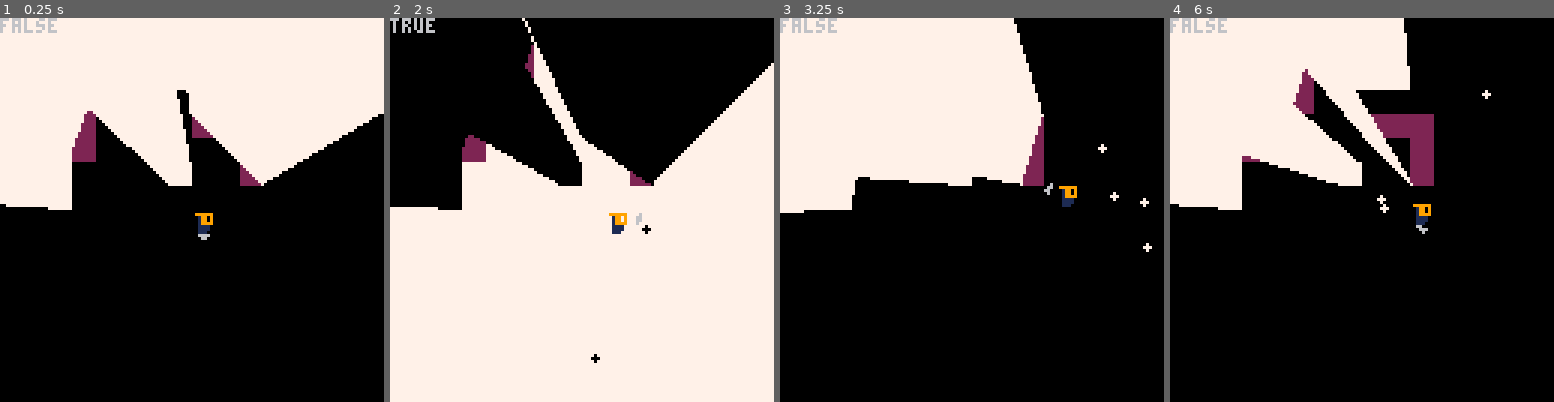
Above: before the commit, frames 1-4 (left to right).
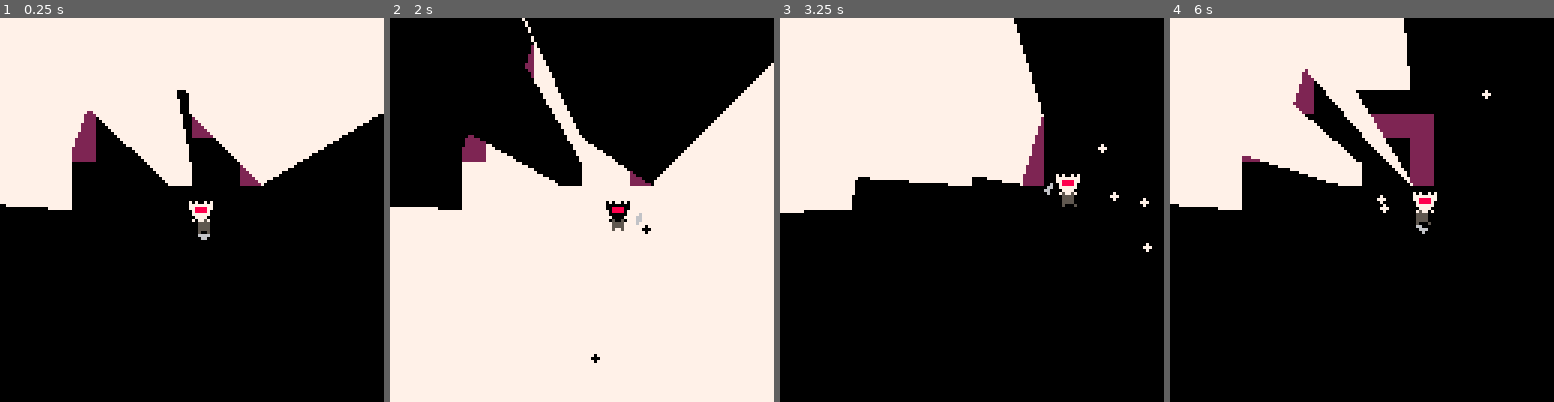
Above: after the commit, the same moments.

Repository: Shishudy/GlobalGameJam2026
Game: PICO-8 cartridge lua/playertest.p8
The game is run twice, just before and just after one commit, with the same random seed, the same clock (stepped at 60 frames per second) and the same inputs.
Inputs:
- Up to frame 1 (0.25 s): no input
- Up to frame 2 (2 s): tap X (X key) at 0.33, 1.07, 1.85 s; tap O (Z key) at 0.7, 1.7 s; hold Right from 1.6 s (still down)
- Up to frame 3 (3.25 s): release Right at 2.1 s; tap O (Z key) at 2.1, 2.5, 2.9 s; hold Up 2.15-2.42 s; hold Right 2.47-3.03 s; tap X (X key) at 2.97 s; hold Left from 3.08 s (still down)
- Up to frame 4 (6 s): tap O (Z key) every 0.4 s from 3.3 to 5.7 s; release Left at 3.58 s; hold Down 3.63-3.97 s; hold Right 4.02-4.68 s; tap X (X key) at 4.08, 5.2 s; hold Up 4.73-5.03 s; hold Left 5.08-5.68 s; hold Down from 5.73 s (still down)

The runs differ from the first frame. In frame 1, 0.7% of the frame differs, in the area x 0-56%, y 0-57%; in frame 2, 0.6%; in frame 3, 0.6%; in frame 4, 0.7%.

Commit message:
Character masks

Diff:
--- a/lua/Player.lua
+++ b/lua/Player.lua
@@ -1,9 +1,13 @@
-
 player = {
 	x = 64,
 	y = 64,
 	spriteW = 1,
 	spriteH = 1,
+	frame = 0,
+	mask = 0,
+	maskMax = 2,
+	maskOffsetX = 0,
+	maskOffsetY = 0,
 	collisionSizeX = 3,
 	collisionSizeY = 3,
 	velocityX = 0,
@@ -19,23 +23,31 @@
 }
 
 local prevShootinBtn = false
+local maskBtnTime = 0
 
 function drawPlayer()
 	-- draw the player
 	spr(
-		128, -- frame index
+		32 + player.frame, -- frame index
 		player.x, player.y, -- x,y (pixels)
 		player.spriteW, player.spriteH -- w,h
 	)
 
+	-- draw mask
+	spr(
+		1 + player.mask, -- frame index
+		player.x - player.velocityX / 2 + player.maskOffsetX, player.y - 2 - player.velocityY / 2 + player.maskOffsetY, -- x,y (pixels)
+		player.spriteW, player.spriteH -- w,h
+	)
+
+	--aiming
 	spr_rotate(
-		133,
+		46,
 		player.x + player.spriteW * 8 / 2, player.y + player.spriteH * 8 / 4, player.aimDirection,
 		2, 2, --wh
 		0.5, 0.5, --pivot
 		0 --alpha color
 	)
-	print (inverted)
 end
 
 function updatePlayer()
@@ -43,43 +55,49 @@
 	player.directionY = 0
 
 	--read inputs
-	if btn(⬅️) then
-		if (not btn(4)) then player.velocityX -= player.acceleration end
-		player.directionX = -1
-	end
-	if btn(➡️) then
-		if (not btn(4)) then player.velocityX += player.acceleration end
-		 player.directionX = 1
-	end
-	if btn(⬆️) then
-		if (not btn(4)) then player.velocityY -= player.acceleration end
-		player.directionY = -1
-	end
-	if btn(⬇️) then
-		if (not btn(4)) then player.velocityY += player.acceleration end
-		player.directionY = 1
+
+	if  btn(5) then
+		maskBtnTime += 1
+		if maskBtnTime >= 10 then
+			change_mask_inputs()
+		else
+			update_movement_inputs()
+		end
+	else
+		maskBtnTime = 0
+		update_movement_inputs()
 	end
 
 	-- checks walls / move
-	if (not check_space_collision(
-		player.x + player.velocityX + player.spriteW*4,
-		player.y + player.spriteH*4,
-		player.collisionSizeX, player.collisionSizeY)) and
-		MAP_W_MIN * 8 < player.x + player.velocityX and player.x + player.velocityX < MAP_W_MAX * 8 - 8 then
-
+	if not check_space_collision(
+		player.x + player.velocityX + player.spriteW * 4,
+		player.y + player.spriteH * 4,
+		player.collisionSizeX, player.collisionSizeY
+	)
+			and MAP_W_MIN * 8 < player.x + player.velocityX and player.x + player.velocityX < MAP_W_MAX * 8 - 8 then
 		player.x += player.velocityX
 	end
-	if (not check_space_collision(
-		player.x + player.spriteW*4,
-		player.y + player.velocityY + player.spriteH*4,
-		player.collisionSizeX, player.collisionSizeY)) and
-		MAP_H_MIN * 8 < player.y + player.velocityY and player.y + player.velocityY < MAP_H_MAX * 8 -8 then
+	if not check_space_collision(
+		player.x + player.spriteW * 4,
+		player.y + player.velocityY + player.spriteH * 4,
+		player.collisionSizeX, player.collisionSizeY
+	)
+			and MAP_H_MIN * 8 < player.y + player.velocityY and player.y + player.velocityY < MAP_H_MAX * 8 - 8 then
 		player.y += player.velocityY
 	end
 
 	-- friction (lower for more)
 	player.velocityX *= 0.8
 	player.velocityY *= 0.8
+
+	--animation
+	local spd = sqrt(player.velocityX * player.velocityX + player.velocityY * player.velocityY)
+	player.frame = (player.frame + spd) % 4
+	-- 4 frames
+	if (spd < 0.05) then player.frame = 0 end
+
+	player.maskOffsetX = cos(time())
+	player.maskOffsetY = sin(time())
 
 	--shooting
 	local curShootingBTN = btn(4)
@@ -100,10 +118,50 @@
 	player.aimSpeed = 0.5
 	if (player.aimLock) player.aimSpeed = 0.1
 	player.aimDirection = lerp_angle(player.aimDirection, player.aimTarget, player.aimSpeed)
-
-
 end
 
 function isAiming()
-	return (btn(4))
+	return btn(4)
 end
+
+function update_movement_inputs()
+	if btn(⬅️) then
+		if not btn(4) then player.velocityX -= player.acceleration end
+		player.directionX = -1
+	end
+	if btn(➡️) then
+		if not btn(4) then player.velocityX += player.acceleration end
+		player.directionX = 1
+	end
+	if btn(⬆️) then
+		if not btn(4) then player.velocityY -= player.acceleration end
+		player.directionY = -1
+	end
+	if btn(⬇️) then
+		if not btn(4) then player.velocityY += player.acceleration end
+		player.directionY = 1
+	end
+end
+
+local prevMaskLeftBTN = false
+local prevMaskRightBTN = false
+
+function change_mask_inputs()
+	local curMaskLeftBTN = btn(⬅️)
+	if not prevMaskLeftBTN and curMaskLeftBTN then
+		player.mask += 1
+		if player.mask > player.maskMax then
+			player.mask = 0
+		end
+	end
+	prevMaskLeftBTN = curMaskLeftBTN
+
+	local curMaskRightBTN = btn(➡️)
+	if not prevMaskRightBTN and curMaskRightBTN then
+		player.mask -= 1
+		if player.mask < 0 then
+			player.mask = player.maskMax
+		end
+	end
+	prevMaskRightBTN = curMaskRightBTN
+end
--- a/lua/playertest.p8
+++ b/lua/playertest.p8
@@ -75,32 +75,8 @@
 
 
 
-…(24 lines of a section not shown)…
 __gff__
-0000000000000000000000000000000000000100000000000000000000000000000000000000000000000000000000000000000000000000000000000000000000000000000000000000000000000000000000000000000000000000000000000000000000000000000000000000000002010000000000000000000000000000
+0000000000000000000000000000000000000000000000000000000000000000000000000000000000000000000000000000000000000000000000000000000000000000000000000000000000000000000000000000000000000000000000000000000000000000000000000000000002010000000000000000000000000000
 0000000000000000000000000000000000000000000000000000000000000000000000000000000000000000000000000000000000000000000000000000000000000000000000000000000000000000000000000000000000000000000000000000000000000000000000000000000000000000000000000000000000000000
 __map__
 0000000000000000000000000000000000000000000000000000000000000000000000000000000000000000000000000000000000000000000000000000000000000000000000000000000000000000000000000000000000000000000000000000000000000000000000000000000000000000000000000000000000000000
Not shown, changed: 48 lines of the sprite sheet (__gfx__) section of lua/playertest.p8
